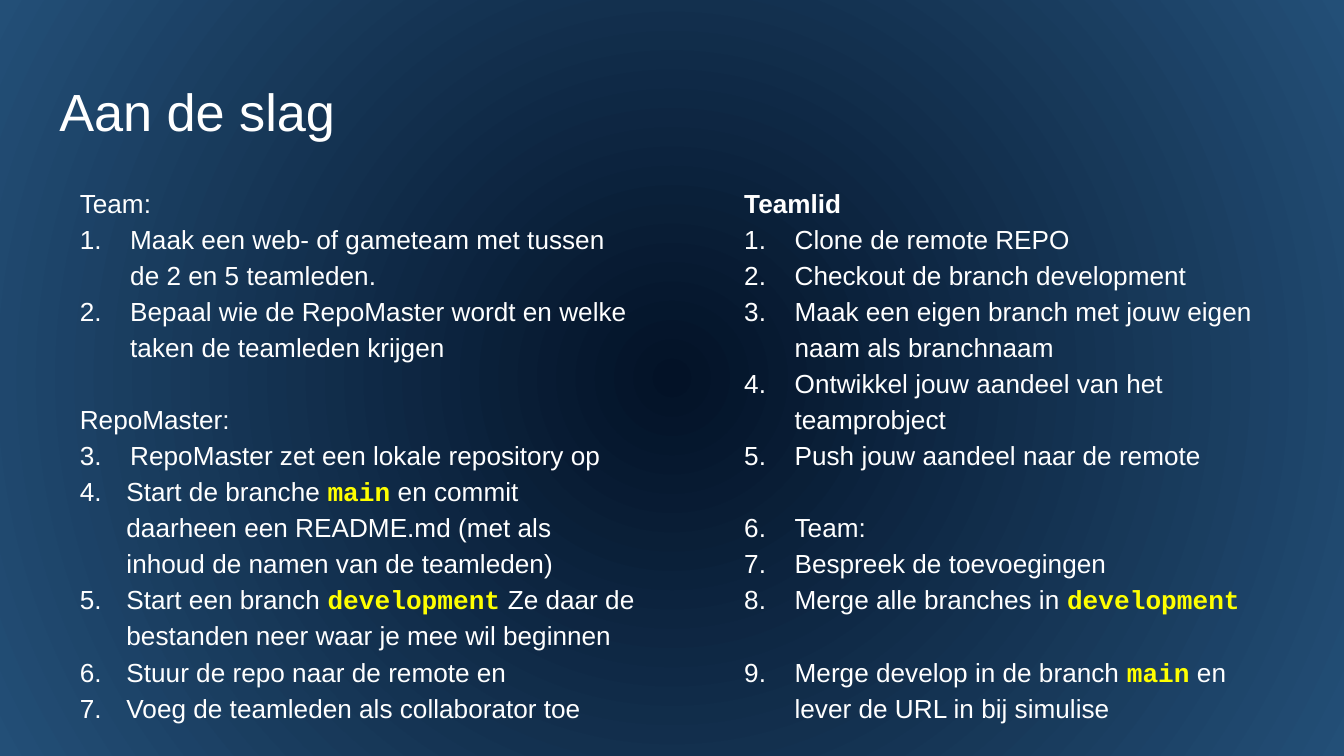
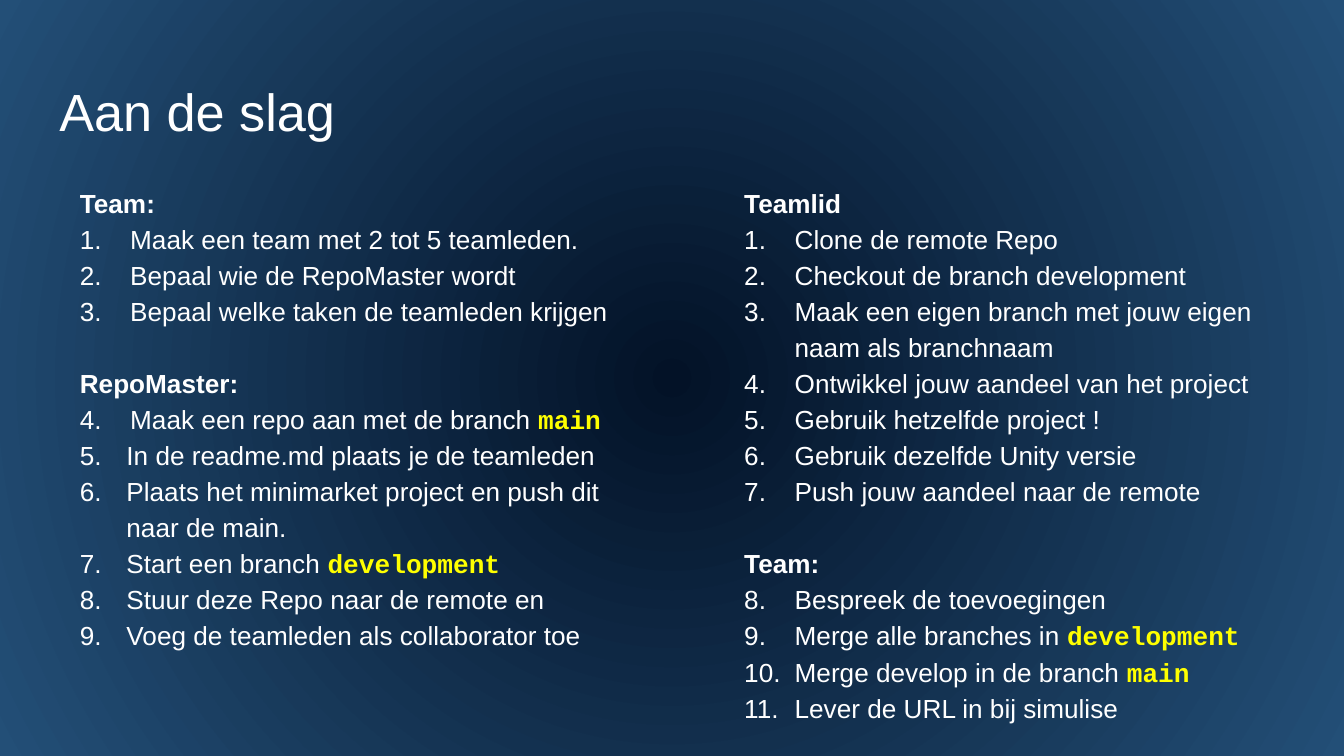
Before and after one commit to djsjollema/lessen-gamedevelopment, a slide deck: slide 18 of M2/Skill/4-Workflow/PowerPoint/4 workflow.pptx. Drawn at 1344x756 pixels with LibreOffice and Linux fonts; fonts in the diff are those of the drawing. Boxes give left, top, right and bottom in pixels: in the first picture for what was removed or moved away, otherwise in the second. Text is boxed around its words. In the diff, an @@ line names an element or a change of style, - is before the commit and + after.

Commit message:
Added a pdf and some updates in the git powerpoint

```diff
--- a/M2/Skill/4-Workflow/PowerPoint/4 workflow.pptx
+++ b/M2/Skill/4-Workflow/PowerPoint/4 workflow.pptx
@@ text at [80, 195, 238, 399]: bold on in "Team:", "RepoMaster:" @@
@@ text at [130, 230, 607, 327]: text changed @@
-1. Maak een web- of gameteam met tussen de 2 en 5 teamleden.
-2. Bepaal wie de RepoMaster wordt en welke taken de teamleden krijgen
+1. Maak een team met 2 tot 5 teamleden.
+2. Bepaal wie de RepoMaster wordt
+3. Bepaal welke taken de teamleden krijgen
@@ text at [795, 230, 1058, 255]: text changed @@
-1. Clone de remote REPO
+1. Clone de remote Repo
@@ text at [795, 374, 1248, 471]: text changed @@
-4. Ontwikkel jouw aandeel van het teamprobject
+4. Ontwikkel jouw aandeel van het project
+5. Gebruik hetzelfde project !
+6. Gebruik dezelfde Unity versie
@@ text at [126, 410, 601, 615]: text changed @@
-1. RepoMaster zet een lokale repository op
-2. Start de branche main en commit daarheen een README.md (met als inhoud de namen van de teamleden)
-3. Start een branch development Ze daar de bestanden neer waar je mee wil beginnen
-4. Stuur de repo naar de remote en
+1. Maak een repo aan met de branch main
+2. In de readme.md plaats je de teamleden
+3. Plaats het minimarket project en push dit naar de main.
+4. Start een branch development
+5. Stuur deze Repo naar de remote en
@@ text at [744, 555, 819, 574]: bold on in "Team:"; bullet 1. to none @@
@@ text at [795, 663, 1190, 723]: text changed @@
-9. Merge develop in de branch main en lever de URL in bij simulise
+3. Merge develop in de branch main
+4. Lever de URL in bij simulise
```
Also in this commit, not shown: 2 other files.
